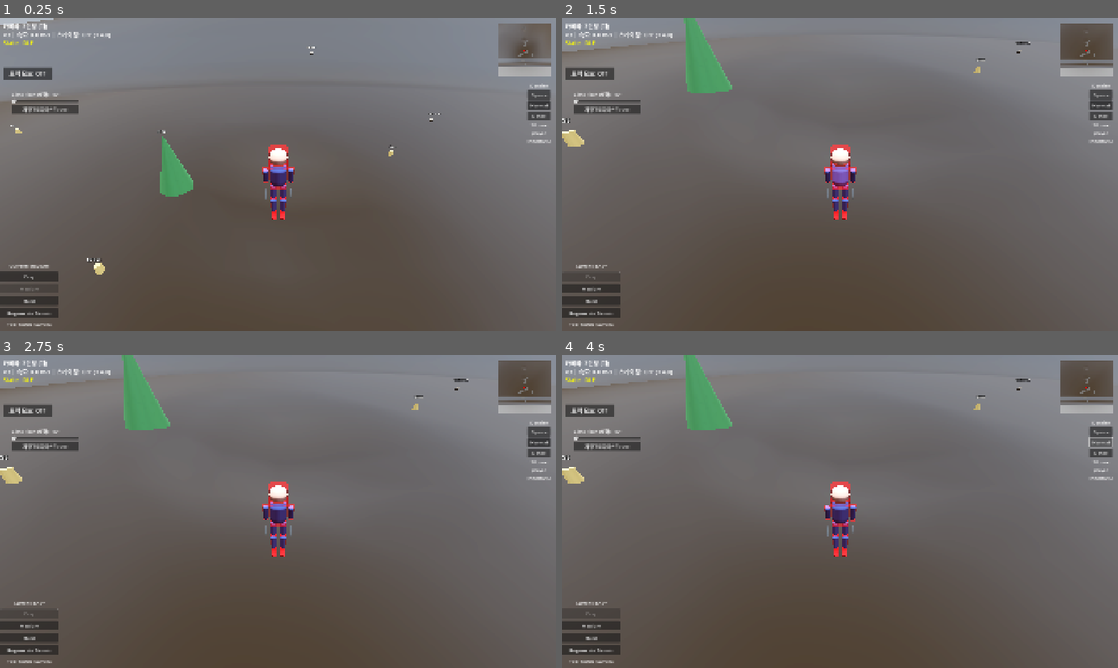
Above: before the commit, frames 1-4 (two rows, left to right).
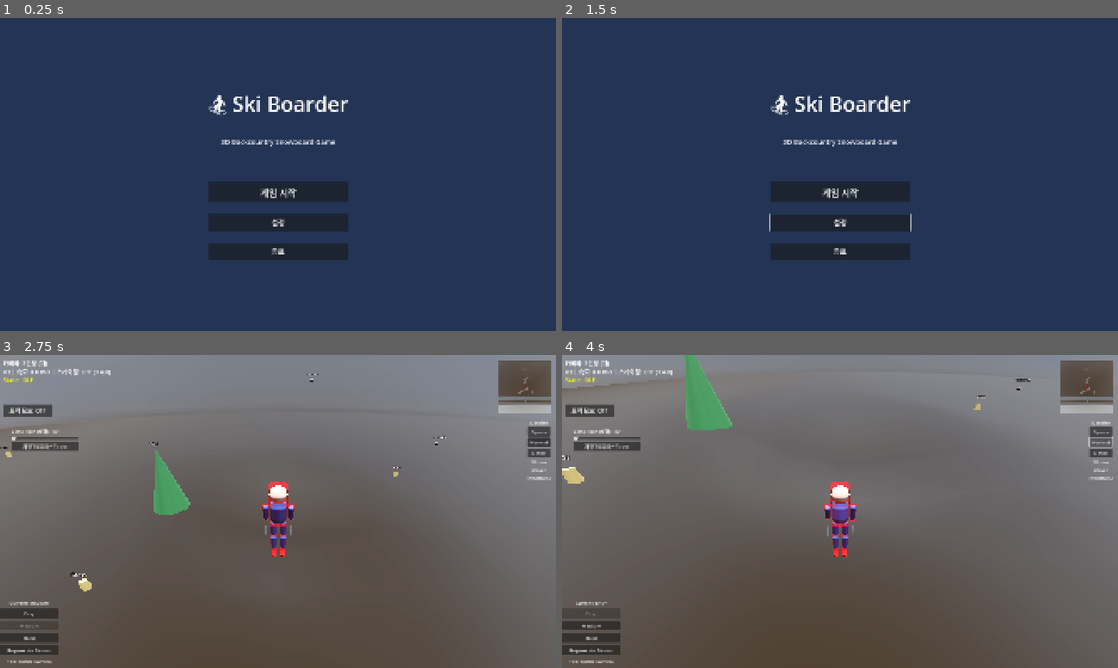
Above: after the commit, the same moments.

Repository: kimhanui/ski-boarder
Game: Godot game, scene res://scenes/ui/title_screen.tscn
The game is run twice, just before and just after one commit, with the same random seed, the same clock (stepped at 60 frames per second) and the same inputs. Before the commit the project starts from res://scenes/main.tscn.
Inputs (mouse positions are in pixels of both pictures, inside the frame that each line leads up to):
- Up to frame 1 (0.25 s): no input
- Up to frame 2 (1.5 s): click (840, 221) at 0.5 s, where only the run after the commit has a clickable "설정"; click (589, 274) at 1.25 s, where only the run before the commit has a clickable "Easy"
- Up to frame 3 (2.75 s): click (278, 527) at 2 s, where only the run after the commit has a clickable "게임 시작"
- Up to frame 4 (4 s): click (589, 611) at 2.75 s, where only the run after the commit has a clickable "Easy"; click "Normal" at 3.5 s

The runs differ from the first frame. In frame 1, 100% of the frame differs, in the area x 0-100%, y 0-100%; in frame 2, 100%; in frame 3, 3.2%; in frame 4, 0.1%.

Commit message:
Add title screen with semi-transparent blurred background
Title Screen Implementation:
- Create title_screen.tscn with centered UI layout
- Game title: "🏂 Ski Boarder" (72pt)
- Subtitle: "3D Backcountry Snowboard Game" (24pt)
- Three buttons: Start Game (300x70), Options (300x60), Quit (300x60)

Semi-Transparent Blur Effect:
- Dual-layer background for depth
  - BackgroundGradient: Color(0.05, 0.1, 0.2, 0.85) - Dark blue base
  - BlurOverlay: Color(0.15, 0.2, 0.35, 0.6) - Blur simulation
- Clean centered layout with proper spacing (40px)

Button Functionality:
- "게임 시작": Load main game scene (res://scenes/main.tscn)
- "설정": Options menu (TODO: not implemented)
- "종료": Quit game
- Mouse cursor forced visible on title screen

Shader Resources:
- Add blur_background.gdshader (Gaussian blur for future use)
- 5x5 kernel with configurable blur_amount parameter

Project Settings:
- Change startup scene: main.tscn → title_screen.tscn
- Game now starts with title screen instead of direct gameplay

Documentation:
- Update UI.md: Add "Title Screen" section (new section 2)
- Renumber all subsequent sections (3-10)
- Document UI layout, features, and interaction code

Game Flow:
- Launch → Title Screen → [게임 시작] → Main Game

🤖 Generated with [Claude Code](https://claude.com/claude-code)

Co-Authored-By: Claude <noreply@anthropic.com>

Diff:
--- a/project.godot
+++ b/project.godot
@@ -12,7 +12,7 @@
 
 config/name="Ski Boarder"
 config/description="3D 백컨트리 스노우보드 게임 - Godot 4"
-run/main_scene="res://scenes/main.tscn"
+run/main_scene="res://scenes/ui/title_screen.tscn"
 config/features=PackedStringArray("4.4", "Forward Plus")
 config/icon="res://icon.svg"
 
--- /dev/null
+++ b/resources/shaders/blur_background.gdshader
@@ -0,0 +1,26 @@
+shader_type canvas_item;
+
+// Simple Gaussian blur shader for background
+uniform float blur_amount : hint_range(0.0, 10.0) = 3.0;
+
+void fragment() {
+	vec4 color = vec4(0.0);
+	float kernel_sum = 0.0;
+
+	// 5x5 Gaussian kernel (simplified)
+	int samples = 5;
+	float offset = blur_amount / 100.0;
+
+	for (int x = -samples; x <= samples; x++) {
+		for (int y = -samples; y <= samples; y++) {
+			vec2 uv_offset = vec2(float(x), float(y)) * offset;
+			float weight = exp(-0.5 * (float(x * x + y * y)) / 2.0);
+			color += texture(TEXTURE, UV + uv_offset) * weight;
+			kernel_sum += weight;
+		}
+	}
+
+	COLOR = color / kernel_sum;
+	// 반투명 처리
+	COLOR.a *= 0.7;
+}
--- /dev/null
+++ b/scenes/ui/title_screen.tscn
@@ -0,0 +1,89 @@
+[gd_scene load_steps=3 format=3 uid="uid://cw8xqv1x2n3yb"]
+
+[ext_resource type="Script" path="res://scripts/ui/title_screen.gd" id="1_title_screen"]
+
+[sub_resource type="StyleBoxFlat" id="StyleBoxFlat_button"]
+bg_color = Color(0.2, 0.5, 0.8, 0.9)
+corner_radius_top_left = 10
+corner_radius_top_right = 10
+corner_radius_bottom_right = 10
+corner_radius_bottom_left = 10
+shadow_color = Color(0, 0, 0, 0.3)
+shadow_size = 4
+
+[node name="TitleScreen" type="Control"]
+layout_mode = 3
+anchors_preset = 15
+anchor_right = 1.0
+anchor_bottom = 1.0
+grow_horizontal = 2
+grow_vertical = 2
+script = ExtResource("1_title_screen")
+
+[node name="BackgroundGradient" type="ColorRect" parent="."]
+layout_mode = 1
+anchors_preset = 15
+anchor_right = 1.0
+anchor_bottom = 1.0
+grow_horizontal = 2
+grow_vertical = 2
+color = Color(0.05, 0.1, 0.2, 0.85)
+
+[node name="BlurOverlay" type="ColorRect" parent="."]
+layout_mode = 1
+anchors_preset = 15
+anchor_right = 1.0
+anchor_bottom = 1.0
+grow_horizontal = 2
+grow_vertical = 2
+color = Color(0.15, 0.2, 0.35, 0.6)
+
+[node name="CenterContainer" type="CenterContainer" parent="."]
+layout_mode = 1
+anchors_preset = 15
+anchor_right = 1.0
+anchor_bottom = 1.0
+grow_horizontal = 2
+grow_vertical = 2
+
+[node name="VBoxContainer" type="VBoxContainer" parent="CenterContainer"]
+layout_mode = 2
+theme_override_constants/separation = 40
+
+[node name="TitleLabel" type="Label" parent="CenterContainer/VBoxContainer"]
+layout_mode = 2
+theme_override_font_sizes/font_size = 72
+text = "🏂 Ski Boarder"
+horizontal_alignment = 1
+
+[node name="SubtitleLabel" type="Label" parent="CenterContainer/VBoxContainer"]
+layout_mode = 2
+theme_override_font_sizes/font_size = 24
+text = "3D Backcountry Snowboard Game"
+horizontal_alignment = 1
+
+[node name="Spacer" type="Control" parent="CenterContainer/VBoxContainer"]
+custom_minimum_size = Vector2(0, 40)
+layout_mode = 2
+
+[node name="StartButton" type="Button" parent="CenterContainer/VBoxContainer"]
+custom_minimum_size = Vector2(300, 70)
+layout_mode = 2
+theme_override_font_sizes/font_size = 32
+text = "게임 시작"
+
+[node name="OptionsButton" type="Button" parent="CenterContainer/VBoxContainer"]
+custom_minimum_size = Vector2(300, 60)
+layout_mode = 2
+theme_override_font_sizes/font_size = 24
+text = "설정"
+
+[node name="QuitButton" type="Button" parent="CenterContainer/VBoxContainer"]
+custom_minimum_size = Vector2(300, 60)
+layout_mode = 2
+theme_override_font_sizes/font_size = 24
+text = "종료"
+
+[connection signal="pressed" from="CenterContainer/VBoxContainer/StartButton" to="." method="_on_start_button_pressed"]
+[connection signal="pressed" from="CenterContainer/VBoxContainer/OptionsButton" to="." method="_on_options_button_pressed"]
+[connection signal="pressed" from="CenterContainer/VBoxContainer/QuitButton" to="." method="_on_quit_button_pressed"]
--- /dev/null
+++ b/scripts/ui/title_screen.gd
@@ -0,0 +1,23 @@
+extends Control
+
+## Title Screen
+## Shows game title and start button with blurred background
+
+func _ready() -> void:
+	print("[TitleScreen] Title screen loaded")
+
+	# 마우스 커서 표시
+	Input.set_mouse_mode(Input.MOUSE_MODE_VISIBLE)
+
+func _on_start_button_pressed() -> void:
+	print("[TitleScreen] Starting game...")
+	# 메인 게임 씬으로 전환
+	get_tree().change_scene_to_file("res://scenes/main.tscn")
+
+func _on_options_button_pressed() -> void:
+	print("[TitleScreen] Options button pressed (not implemented yet)")
+	# TODO: 설정 화면 구현
+
+func _on_quit_button_pressed() -> void:
+	print("[TitleScreen] Quitting game...")
+	get_tree().quit()
Not shown, added: resources/shaders/blur_background.gdshader.uid
Not shown, added: scripts/ui/title_screen.gd.uid
Not shown, changed: UI.md
